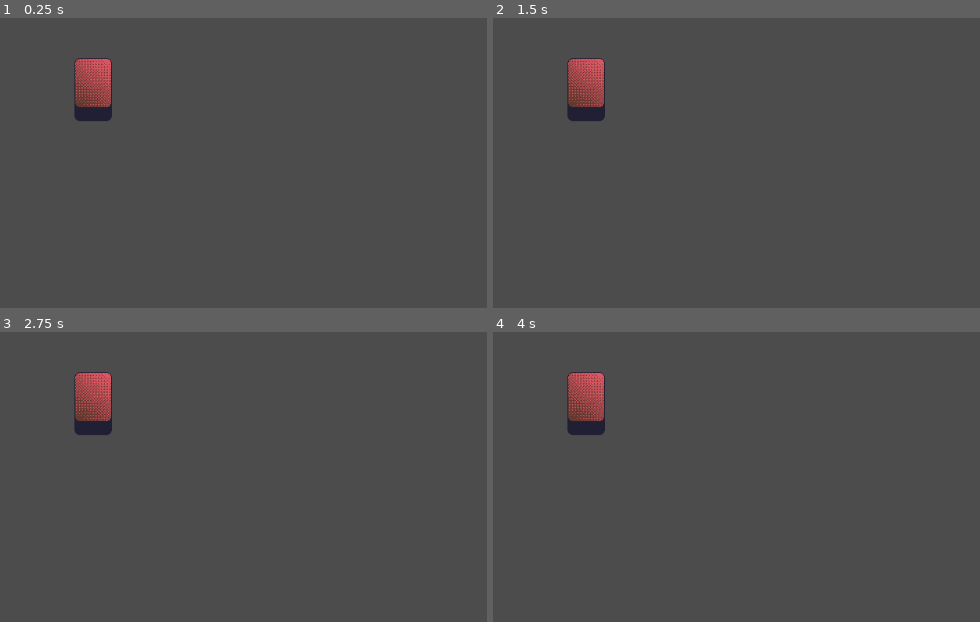
Above: before the commit, frames 1-4 (two rows, left to right).
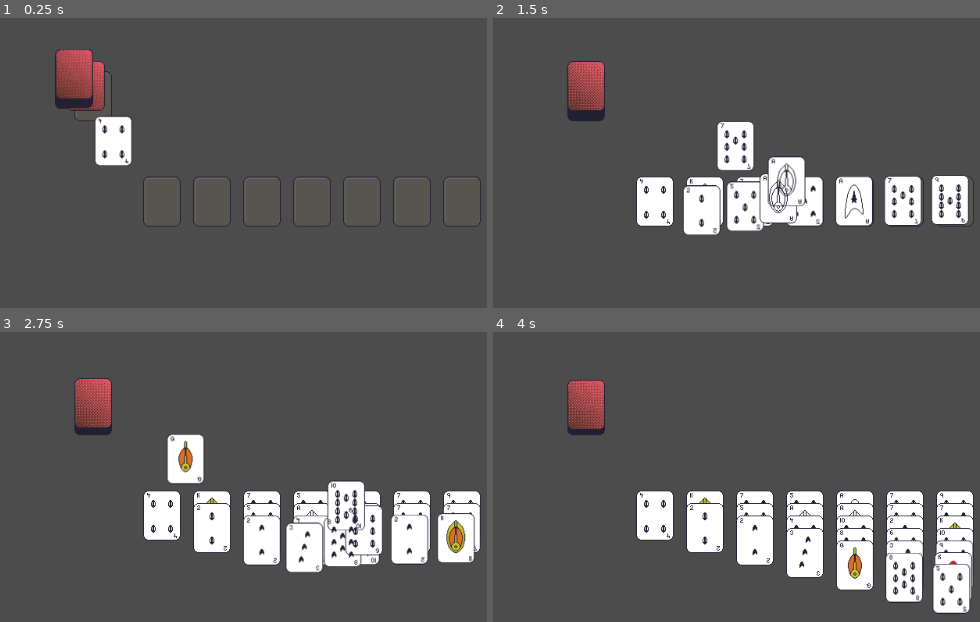
Above: after the commit, the same moments.

Repository: Kibibibit/windmills-arcade
Game: Godot game, scene res://scenes/Root.tscn
The game is run twice, just before and just after one commit, with the same random seed, the same clock (stepped at 60 frames per second) and the same inputs.
Inputs:
- Up to frame 1 (0.25 s): no input
- Up to frame 2 (1.5 s): no input
- Up to frame 3 (2.75 s): no input
- Up to frame 4 (4 s): no input

The runs differ from the first frame. In frame 1, 3.9% of the frame differs, in the area x 11-99%, y 11-72%; in frame 2, 12%; in frame 3, 16%; in frame 4, 17%, in the area x 15-99%, y 13-98%.

Commit message:
Added card dealing

Diff:
--- a/scenes/games/Sawayama.tscn
+++ b/scenes/games/Sawayama.tscn
@@ -10,3 +10,56 @@
 position = Vector2( 118, 76 )
 card_offset_div = 3
 player_can_place = true
+
+[node name="PlayingField" type="Node2D" parent="."]
+position = Vector2( 191, 211 )
+z_index = 10
+
+[node name="Slot1" parent="PlayingField" instance=ExtResource( 2 )]
+position = Vector2( 15, 0 )
+card_y_offset = 16
+player_can_place = true
+placement_rule = 1
+cards_face_up = 1
+
+[node name="Slot2" parent="PlayingField" instance=ExtResource( 2 )]
+position = Vector2( 79, 0 )
+card_y_offset = 16
+player_can_place = true
+placement_rule = 1
+cards_face_up = 1
+
+[node name="Slot3" parent="PlayingField" instance=ExtResource( 2 )]
+position = Vector2( 143, 0 )
+card_y_offset = 16
+player_can_place = true
+placement_rule = 1
+cards_face_up = 1
+
+[node name="Slot4" parent="PlayingField" instance=ExtResource( 2 )]
+position = Vector2( 207, 0 )
+card_y_offset = 16
+player_can_place = true
+placement_rule = 1
+cards_face_up = 1
+
+[node name="Slot5" parent="PlayingField" instance=ExtResource( 2 )]
+position = Vector2( 271, 0 )
+card_y_offset = 16
+player_can_place = true
+placement_rule = 1
+cards_face_up = 1
+
+[node name="Slot6" parent="PlayingField" instance=ExtResource( 2 )]
+position = Vector2( 335, 0 )
+card_y_offset = 16
+player_can_place = true
+placement_rule = 1
+cards_face_up = 1
+
+[node name="Slot7" parent="PlayingField" instance=ExtResource( 2 )]
+position = Vector2( 399, 0 )
+card_y_offset = 16
+player_can_place = true
+placement_rule = 1
+cards_face_up = 1
--- a/scripts/components/card/CardStack.gd
+++ b/scripts/components/card/CardStack.gd
@@ -26,9 +26,8 @@
 var cards: Array
 
 func add_card(card: Card):
-	var stack_size: float = cards.size() as float
-	card.position.x += floor(stack_size/card_offset_div)*card_x_offset
-	card.position.y += floor(stack_size/card_offset_div)*card_y_offset
+	card.position.x -= self.global_position.x
+	card.position.y -= self.global_position.y
 	card._face_up = card_face_up()
 	card.z_index = cards.size()*2
 	cards.append(card)
@@ -49,10 +48,27 @@
 	for card in new_cards:
 		add_card(card)
 
-func deal_card():
-	pass
+func deal_card() -> Card:
+	var card = cards.pop_back()
+	card.position.x += self.position.x
+	card.position.y += self.position.y
+	remove_child(card)
+	return card
 
 func _ready():
-
 	if !slot_visible:
 		$Sprite.free()
+
+func _process(_delta):
+	var i: float = 0.0
+	for card in cards:
+
+		var card_x = floor(i/card_offset_div)*card_x_offset
+		var card_y = floor(i/card_offset_div)*card_y_offset
+
+		if (card.position.x != card_x):
+			card.position.x = lerp(card.position.x,card_x,0.1)
+		if (card.position.y != card_y):
+			card.position.y = lerp(card.position.y,card_y,0.1)
+
+		i += 1.0
--- a/scripts/games/Sawayama.gd
+++ b/scripts/games/Sawayama.gd
@@ -7,6 +7,12 @@
 
 # The root node of the sawayama solataire game
 
+var dealing: bool = false
+var dealing_slots: Array
+var deal_timer: int
+var last_deal: int
+var deal_spacing: int = 100
+var deal_index: int = 0
 
 func _ready():
 	# TODO: Work out how to do this with json
@@ -48,10 +54,7 @@
 
 	self.load_resources()
 
-	var cards: Array = _cards()
-	cards.shuffle()
-
-	$Deck.add_cards(cards)
+	new_game()
 
 func _cards():
 	var cards = []
@@ -59,3 +62,30 @@
 		for _value in range(1,14):
 			cards.append(PlayingCard.new("card-front","card-back",_suit,_value))
 	return cards
+
+func new_game():
+	dealing = true
+	deal_timer = 0
+	var cards: Array = _cards()
+	cards.shuffle()
+	$Deck.add_cards(cards)
+	dealing_slots = []
+	for i in range(1,8):
+		dealing_slots.append($PlayingField.get_node("Slot%d" % i))
+
+
+func _process(delta):
+	if (dealing):
+		if (deal_timer - last_deal > deal_spacing):
+			if (dealing_slots.size() > 0):
+				if (deal_index >= dealing_slots.size()):
+					deal_index = 0
+					dealing_slots.pop_front()
+				if (dealing_slots.size() > 0):
+					var card = $Deck.deal_card()
+					dealing_slots[deal_index].add_card(card)
+					last_deal = deal_timer
+					deal_index += 1
+				else:
+					dealing = false
+		deal_timer += (delta*1000 as int)
